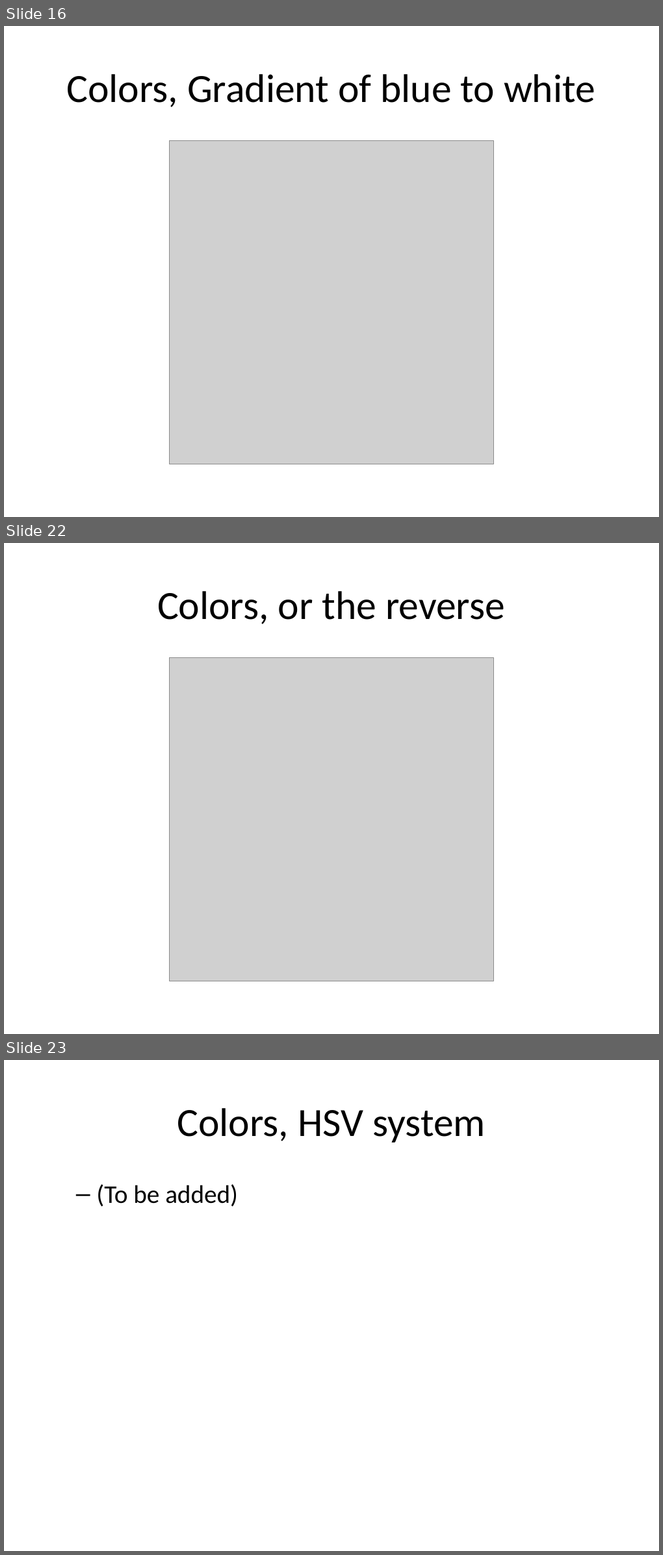
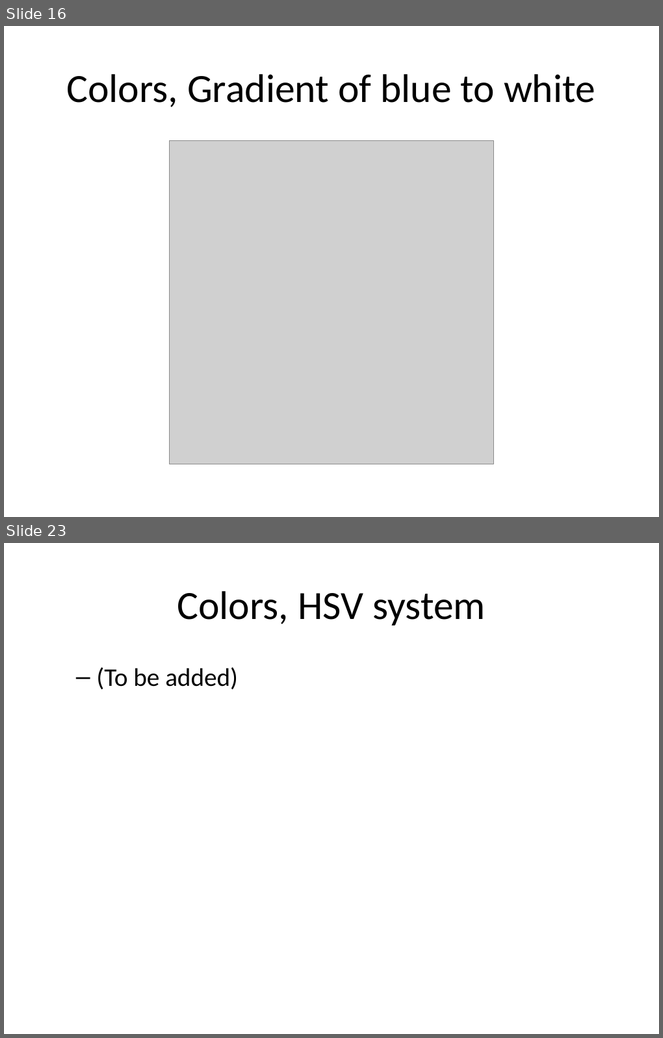
Before and after one commit to pmean/data-visualization, a slide deck: data-viz-02/component/tutorial-colors.pptx. Shown one above the other, each under a label of ours: slides 16, 22 and 23 before the commit, slides 16 and 23 after it; the slides between them are not shown. The pictures are 663x1555 and 663x1038 pixels, drawn with LibreOffice and Linux fonts; fonts in the diff are those of the drawing; grey boxes stand for pictures. Boxes give left, top, right and bottom in pixels: in the first picture for what was removed or moved away, otherwise in the second. Text is boxed around its words. In the diff, an @@ line names an element or a change of style, - is before the commit and + after.

```diff
--- a/data-viz-02/component/tutorial-colors.pptx
+++ b/data-viz-02/component/tutorial-colors.pptx
@@ slide 22 removed at box(4, 543, 659, 1034), background #FFFFFF @@
@@ title removed at box(157, 591, 505, 624) @@
-Colors, or the reverse
@@ picture removed at box(170, 657, 493, 981) @@
```
Also in this commit, not shown: 4 slides changed, 3 slides added, 2 other slides removed, 11 other files.
